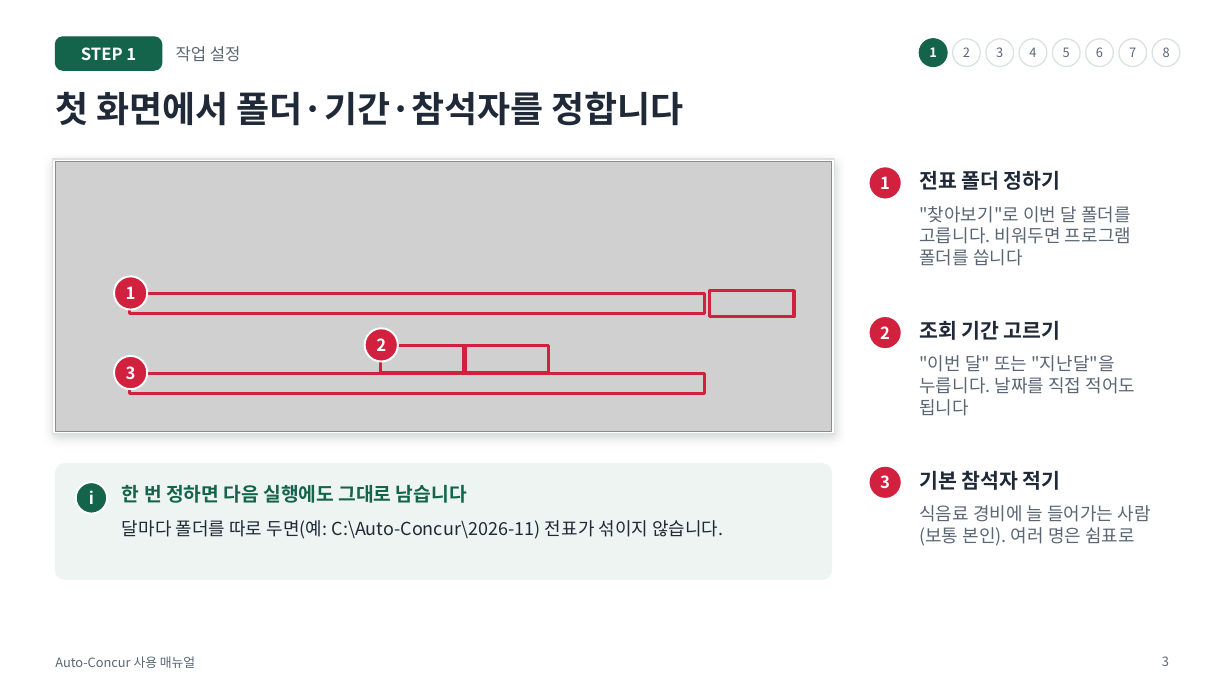
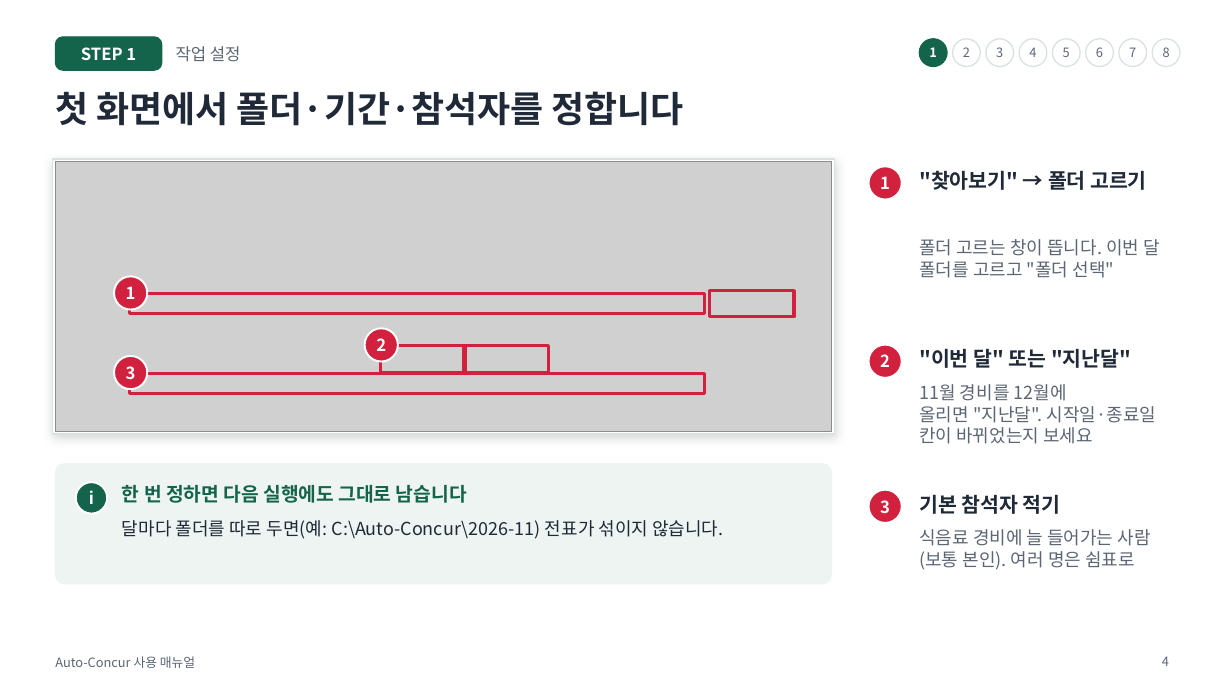
Before and after one commit to oks9924/Auto-Concur, a slide deck: slide 4 of docs/manual.pptx (slide 3 before the commit). Drawn at 1232x693 pixels with LibreOffice and Linux fonts; fonts in the diff are those of the drawing; grey boxes stand for pictures. Boxes give left, top, right and bottom in pixels: in the first picture for what was removed or moved away, otherwise in the second. Text is boxed around its words. In the diff, an @@ line names an element or a change of style, - is before the commit and + after.

```diff
--- a/docs/manual.pptx
+++ b/docs/manual.pptx
@@ text at <box>919,170,1147,190</box>: text changed @@
-전표 폴더 정하기
+"찾아보기" → 폴더 고르기
@@ text at <box>919,239,1160,278</box>: text changed @@
-"찾아보기"로 이번 달 폴더를 고릅니다. 비워두면 프로그램 폴더를 씁니다
+폴더 고르는 창이 뜹니다. 이번 달 폴더를 고르고 "폴더 선택"
@@ text "2": place and size @@
-text "2" at <box>880,326,890,339</box>
+text "2" at <box>880,354,890,367</box>
@@ ellipse: place and size @@
-ellipse at <box>869,316,902,349</box>
+ellipse at <box>869,345,902,378</box>
@@ text at <box>919,348,1131,368</box>: text changed @@
-조회 기간 고르기
+"이번 달" 또는 "지난달"
@@ text at <box>919,384,1156,444</box>: text changed @@
-"이번 달" 또는 "지난달"을 누릅니다. 날짜를 직접 적어도 됩니다
+11월 경비를 12월에 올리면 "지난달". 시작일·종료일 칸이 바뀌었는지 보세요
@@ rounded rectangle: place and size @@
-rounded rectangle at <box>55,464,832,579</box>
+rounded rectangle at <box>55,464,832,584</box>
@@ rounded rectangle at <box>55,464,832,584</box>: proportions changed @@
@@ 3 texts, 1 ellipse: place and size @@
-3 texts, 1 ellipse at <box>869,466,1151,546</box>
+3 texts, 1 ellipse at <box>869,490,1151,570</box>
@@ page number at <box>1162,656,1169,666</box>: text changed @@
-3
+4
```
Also in this commit, not shown: 15 other slides changed, 9 slides added, 11 other files.
